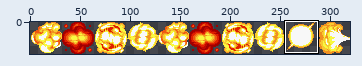
Edited in one commit: sprite sheet (Kirby/images/aqua_attack.png). The picture above shows the old version from afar; the outline marks the close-up.
Close-up. First the earlier version:
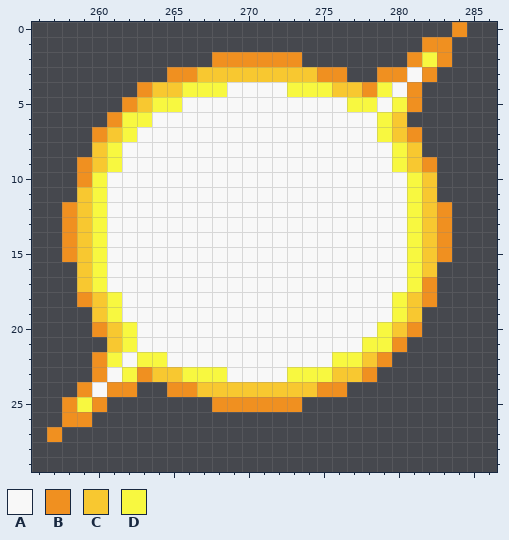
The file is 320x32 pixels. Shown: x 256..286, y 0..29. The commit also changed other parts of the picture, which this record leaves out.
Palette (. is transparent): A #f8f8f8  B #f09020  C #f8c830  D #f8f840
Pixels before, first column x 257:
 0 ...........................B
 1 .........................BB.
 2 ...........BBBBBB.......BDB.
 3 ........BBCCCCCCCCBB..BBAB..
 4 ......BCCDDDAAAADDDCCBDAB...
 5 .....BCDDAAAAAAAAAAADDADB...
 6 ....BDDAAAAAAAAAAAAAAADC....
 7 ...BCDAAAAAAAAAAAAAAAADCB...
 8 ...CDAAAAAAAAAAAAAAAAAADC...
 9 ..BCDAAAAAAAAAAAAAAAAAADCB..
10 ..BDAAAAAAAAAAAAAAAAAAAADC..
11 ..CDAAAAAAAAAAAAAAAAAAAADC..
12 .BCDAAAAAAAAAAAAAAAAAAAADCB.
13 .BCDAAAAAAAAAAAAAAAAAAAADCB.
14 .BCDAAAAAAAAAAAAAAAAAAAADCB.
15 .BCDAAAAAAAAAAAAAAAAAAAADCB.
16 ..CDAAAAAAAAAAAAAAAAAAAADC..
17 ..CDAAAAAAAAAAAAAAAAAAAADB..
18 ..BCDAAAAAAAAAAAAAAAAAADCB..
19 ...CDAAAAAAAAAAAAAAAAAADC...
20 ...BCDAAAAAAAAAAAAAAAADCB...
21 ....CDAAAAAAAAAAAAAAADDB....
22 ...BDADDAAAAAAAAAAADDCB.....
23 ...BADBCCDDDAAAADDDCCB......
24 ..BABB..BBCCCCCCCCBB........
25 .BDB.......BBBBBB...........
26 .BB.........................
27 B...........................
New version:
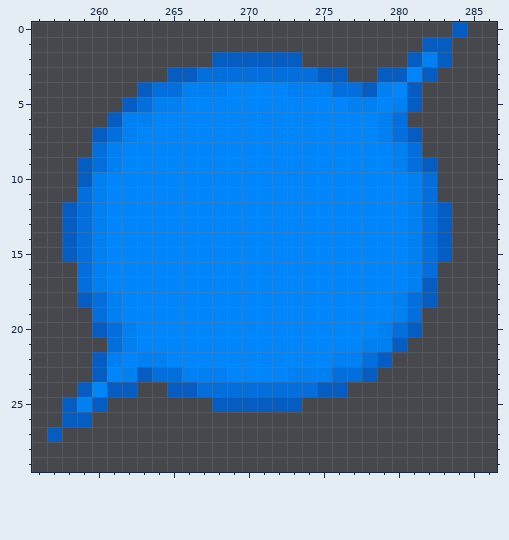
What changed:
{"colour":"A","old":"#f8f8f8","new":"#0086fa"}
{"colour":"B","old":"#f09020","new":"#055cc1"}
{"colour":"C","old":"#f8c830","new":"#036fdc"}
{"colour":"D","old":"#f8f840","new":"#0180f2"}
